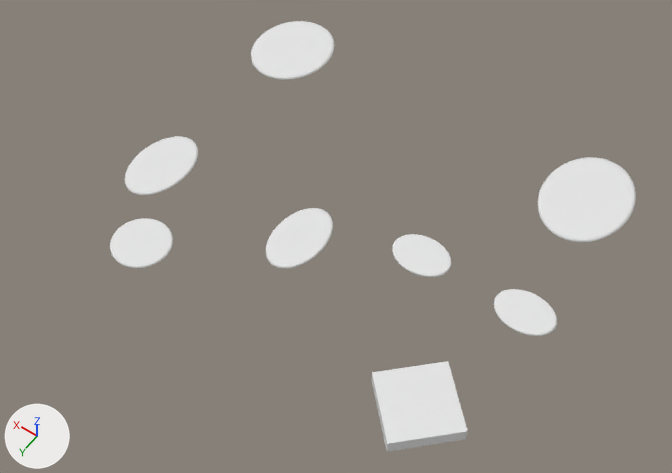
Before and after pictures for a commit that changed the OBJ model Kinderki/res/models/level/sands.OBJ.
Rendered twice from a 50 mm camera at (-191.0, 3744.0, 4728.0) aimed at (2019.0, 649.0, -135.0). The lights are fixed; the arrows at lower left show +X, +Y and +Z. Where no turn or scale is listed for an object, it has been applied to the vertices.
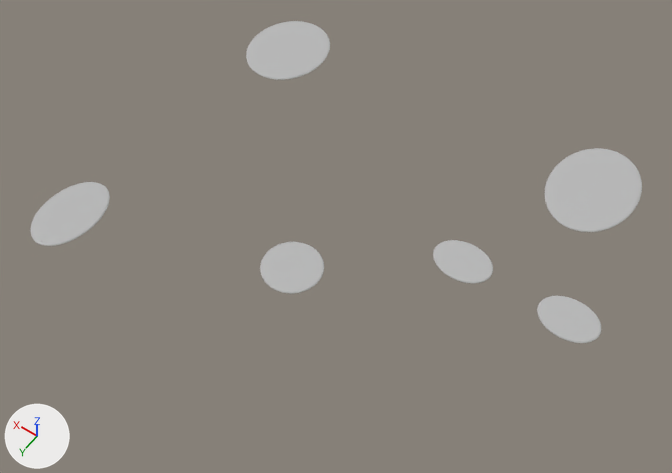
Edits to the bpy script that builds the scene:
```text
Change mat_default:
    mat_default.base_color: (0.8, 0.8, 0.8) -> (0.5, 0.5, 0.5)  # white #e7e7e7 -> grey #bcbcbc
Change me_default:
    used by ob_default; location = (0.0, 0.0, 0.0)
    remove me_default.from_pydata(...)  # 14358 vertices, 28684 faces; spans x 490.0..3580.0, y -900.0..1752.0, z -81.0..19.0
    add me_default.from_pydata(...)  # 12300 vertices, 24576 faces; spans x 250.0..3685.0, y -994.0..1890.0, z 2.0..17.0
    me_default part 1: the loose piece of 2050 vertices spanning x 490.0..1090.0, y -900.0..-100.0, z -6.0..4.0 is moved by (0.0, -94.0, 7.0)
    me_default part 2: the loose piece of 2050 vertices spanning x 490.0..890.0, y 390.0..690.0, z -6.0..4.0 is moved by (-240.0, -104.0, 7.0)
    me_default part 3: the loose piece of 2050 vertices spanning x 1230.0..1630.0, y 390.0..690.0, z -6.0..4.0 is moved by (-240.0, -104.0, 7.0)
    me_default part 4: the loose piece of 2050 vertices spanning x 2740.0..3140.0, y 1300.0..1700.0, z -1.0..9.0 is moved by (-905.0, -402.0, 7.0)
    me_default part 5: the loose piece of 2050 vertices spanning x 3090.0..3490.0, y 620.0..1220.0, z -6.0..4.0 is moved by (195.0, 670.0, 7.0)
    me_default part 6: the loose piece of 2050 vertices spanning x 1970.0..2320.0, y 600.0..1150.0, z -6.0..4.0 is deleted
    me_default part 7: the loose piece of 8 vertices spanning x 568.0..1204.0, y 1116.0..1752.0, z -81.0..19.0 is deleted
    me_default part 8: 2 vertices moved within x 3011.0..3389.0, y -858.0..-438.0, z 4.0; 2048 vertices removed from x 2980.0..3580.0, y -900.0..-200.0, z -6.0..4.0; 2048 vertices added at x 3002.0..3602.0, y -873.0..-173.0, z 2.0..12.0
```

What differs and where, as boxes (x1, y1, x2, y2) in the pictures (672 x 473 px; the box of a moved part takes in the faces that stretch with it):
'default', recoloured, reshaped (white to grey, 16% wider, 25% shorter): before (110, 21, 636, 452); after (30, 21, 642, 343)
part 1 of me_default, moved or reshaped: before (538, 157, 636, 242); after (544, 148, 642, 232)
part 2 of me_default, moved or reshaped: before (494, 289, 557, 336); after (537, 296, 601, 343)
part 3 of me_default, moved or reshaped: before (392, 234, 451, 277); after (433, 240, 493, 284)
part 4 of me_default, moved or reshaped: before (110, 218, 173, 268); after (260, 242, 324, 294)
part 5 of me_default, moved or reshaped: before (125, 136, 198, 195); after (30, 182, 110, 246)
part 6 of me_default, deleted: before (266, 208, 333, 268)
part 7 of me_default, deleted: before (372, 361, 468, 452)
part 8 of me_default, moved or reshaped: before (251, 21, 335, 80); after (246, 21, 330, 80)
